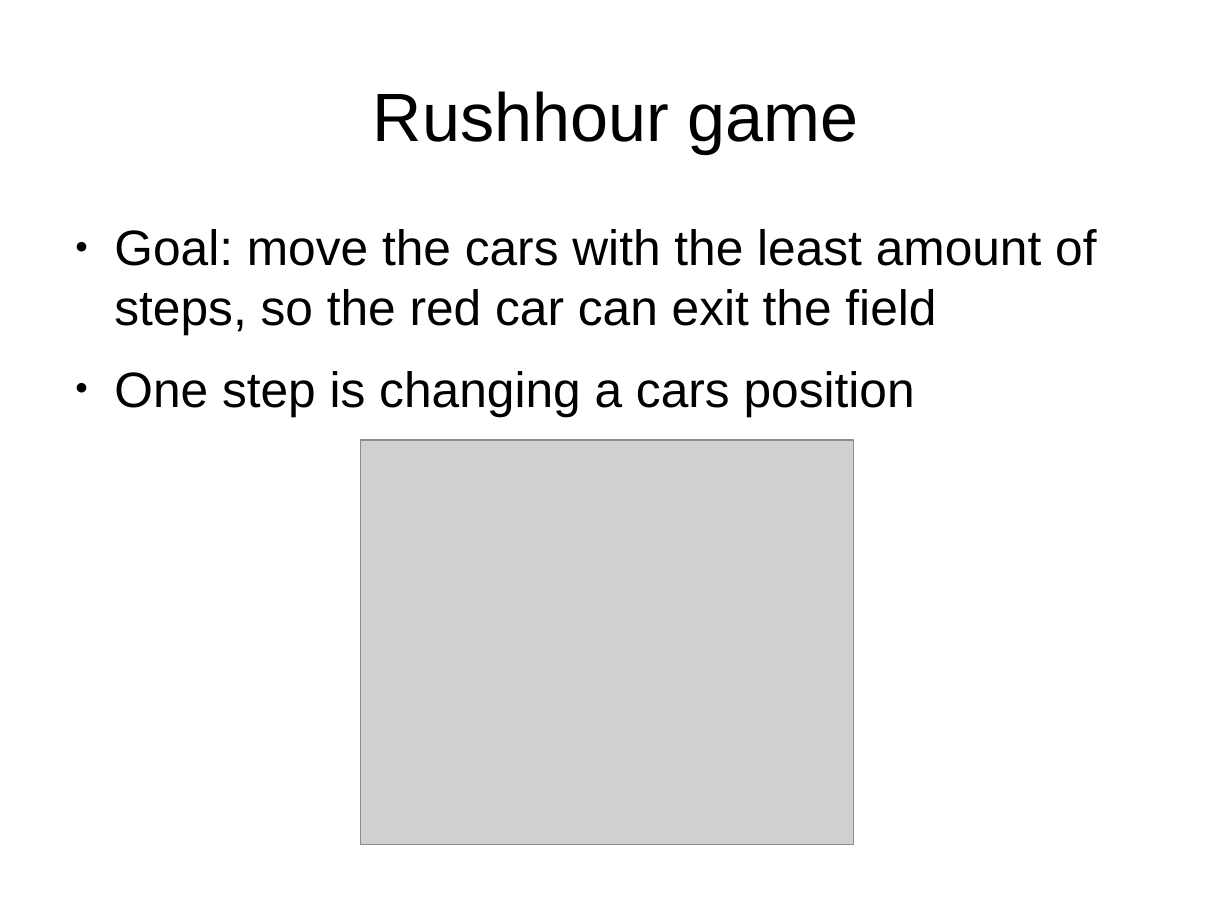
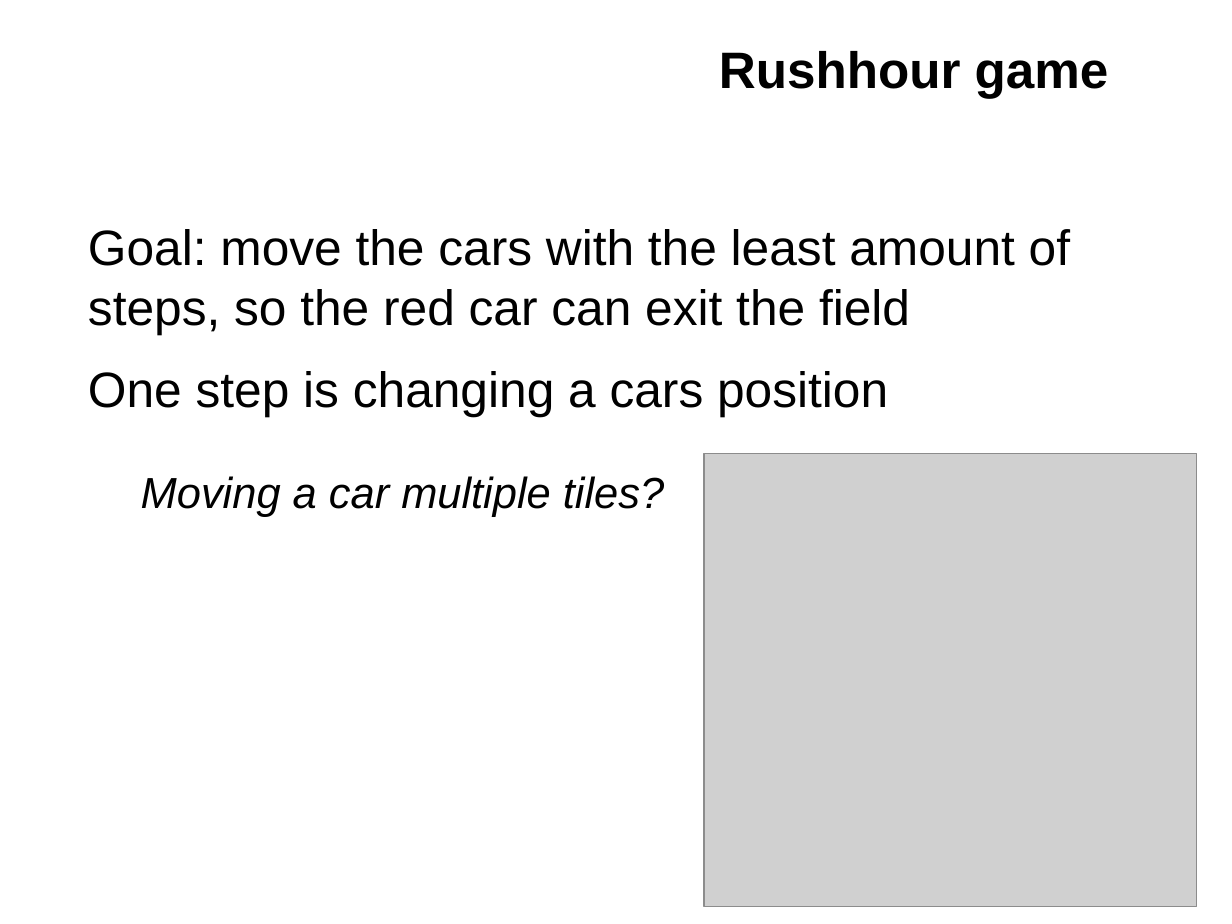
Before and after one commit to oekeur/MinProg_Heuristieken, a slide deck: slide 2 of Presentation rushhour week 4.odp. Drawn at 1232x924 pixels with LibreOffice and Linux fonts; fonts in the diff are those of the drawing; grey boxes stand for pictures; background and template pictures are left out. Boxes give left, top, right and bottom in pixels: in the first picture for what was removed or moved away, otherwise in the second. Text is boxed around its words. In the diff, an @@ line names an element or a change of style, - is before the commit and + after.

```diff
--- a/Presentation rushhour week 4.odp
+++ b/Presentation rushhour week 4.odp
@@ title "Rushhour game": place and size @@
-title "Rushhour game" at box(373, 91, 859, 153)
+title "Rushhour game" at box(719, 51, 1109, 98)
@@ title "Rushhour game" at box(719, 51, 1109, 98): size 44 to 33 pt, bold on; alignment centre to right; vertical alignment middle to top @@
@@ text "Goal: move the cars with ...": place and size @@
-text "Goal: move the cars with ..." at box(114, 229, 1096, 416)
+text "Goal: move the cars with ..." at box(88, 229, 1070, 517)
@@ text at box(88, 229, 1070, 416): bullet colour #000000 to #FFFFFF @@
@@ text at box(141, 476, 664, 517): paragraph added @@
+  − Moving a car multiple tiles?
@@ picture: place and size @@
-picture at box(361, 440, 854, 845)
+picture at box(704, 454, 1197, 908)
```
Also in this commit, not shown: 5 other slides changed, 2 slides added, 2 slides removed, 1 other file.
